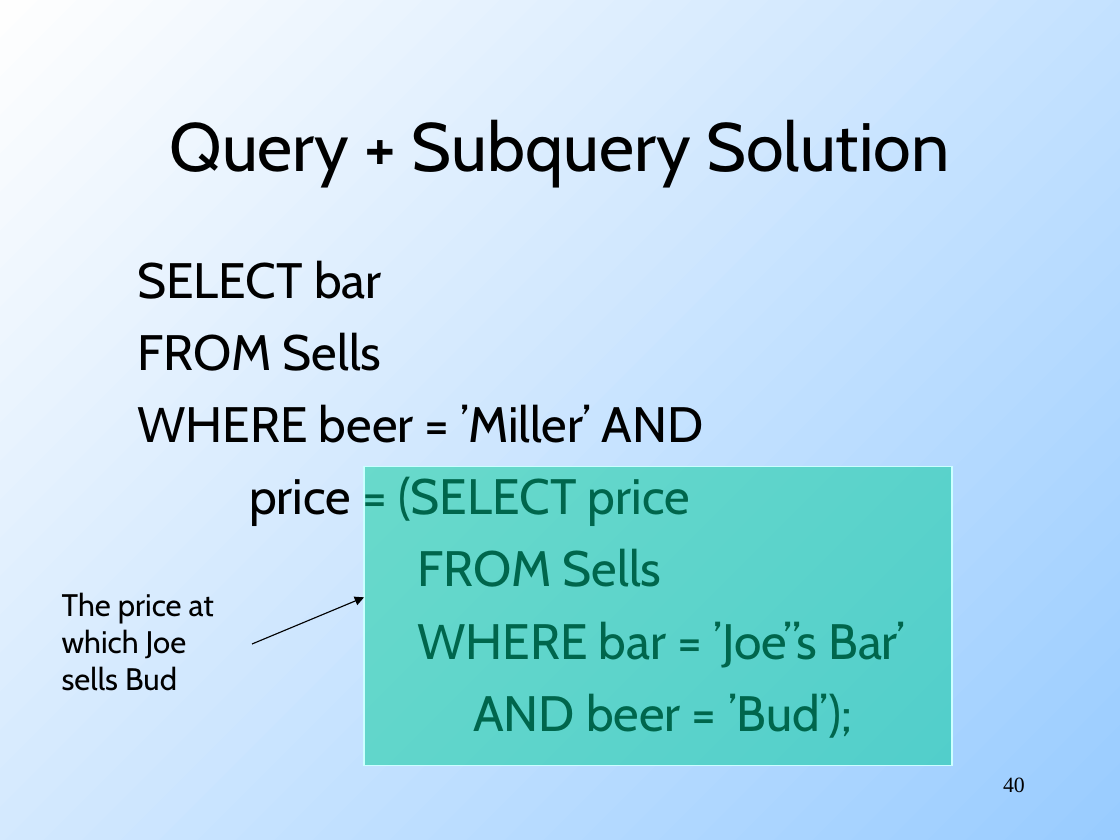
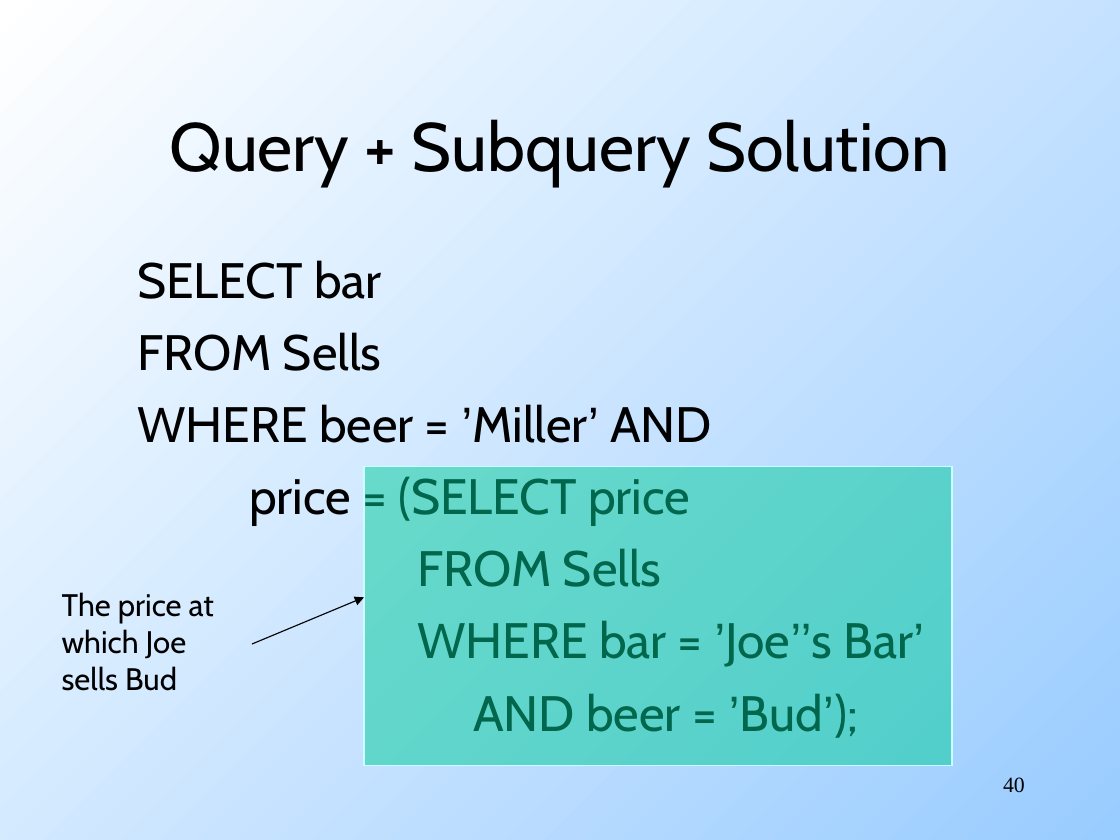
Before and after one commit to mohankgaddam/eas503ubcourse, a slide deck: slide 40 of _downloads/SQL.ppt. Drawn at 1120x840 pixels with LibreOffice and Linux fonts; fonts in the diff are those of the drawing. Boxes give left, top, right and bottom in pixels: in the first picture for what was removed or moved away, otherwise in the second. Text is boxed around its words. In the diff, an @@ line names an element or a change of style, - is before the commit and + after.

```diff
--- a/_downloads/SQL.ppt
+++ b/_downloads/SQL.ppt
@@ background gradient #99CCFF to #FEFEFE to gradient #99CCFF to #FFFFFF @@
@@ text at [137, 404, 924, 738]: font Cabin to Arial in "’Miller’", "’Joe’’s Bar’", "’Bud’);" @@
```
Also in this commit, not shown: 60 other slides changed, 48 slides added.
